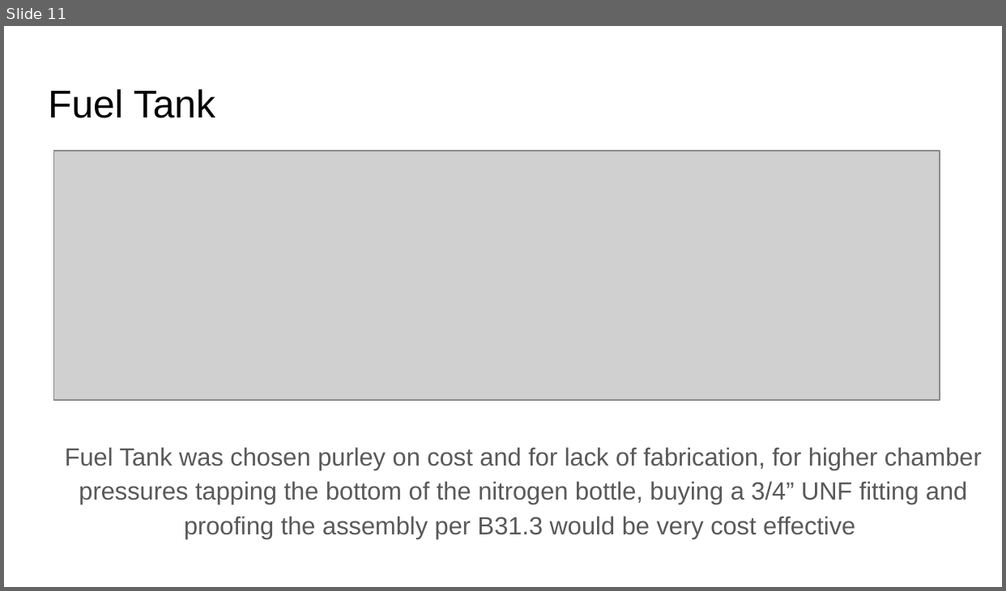
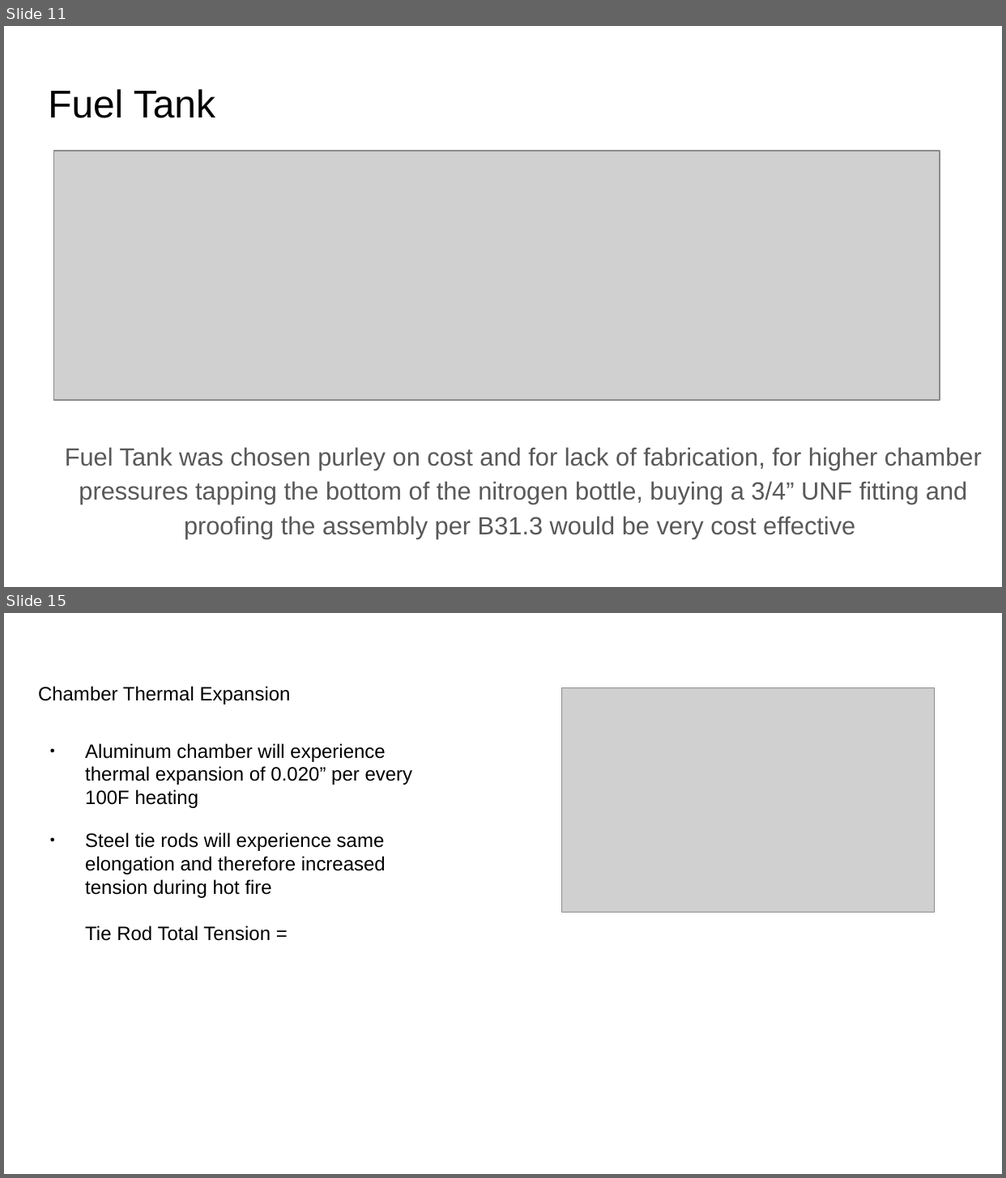
Before and after one commit to ControlSoup/Thrusty, a slide deck: projects/nitrious_engine/presentations/Review.odp. Shown one above the other, each under a label of ours: slide 11 before the commit, slides 11 and 15 after it; the slides between them are not shown. The pictures are 1006x591 and 1006x1178 pixels, drawn with LibreOffice and Linux fonts; fonts in the diff are those of the drawing; grey boxes stand for pictures. Boxes give left, top, right and bottom in pixels: in the first picture for what was removed or moved away, otherwise in the second. Text is boxed around its words. In the diff, an @@ line names an element or a change of style, - is before the commit and + after.

```diff
--- a/projects/nitrious_engine/presentations/Review.odp
+++ b/projects/nitrious_engine/presentations/Review.odp
@@ slide 15 added at bbox=[4, 613, 1002, 1174], background #FFFFFF @@
@@ title added at bbox=[38, 686, 291, 705], 14 pt, text #000000 @@
+Chamber Thermal Expansion
@@ picture added at bbox=[562, 688, 934, 913] @@
@@ text added at bbox=[85, 743, 413, 941], 14 pt, text #000000 @@
+● Aluminum chamber will experience thermal expansion of 0.020” per every 100F heating
+● Steel tie rods will experience same elongation and therefore increased tension during hot fire
+  Tie Rod Total Tension =
```
Also in this commit, not shown: 2 slides changed, 1 other slide added, 1 slide removed, 1 other file.
